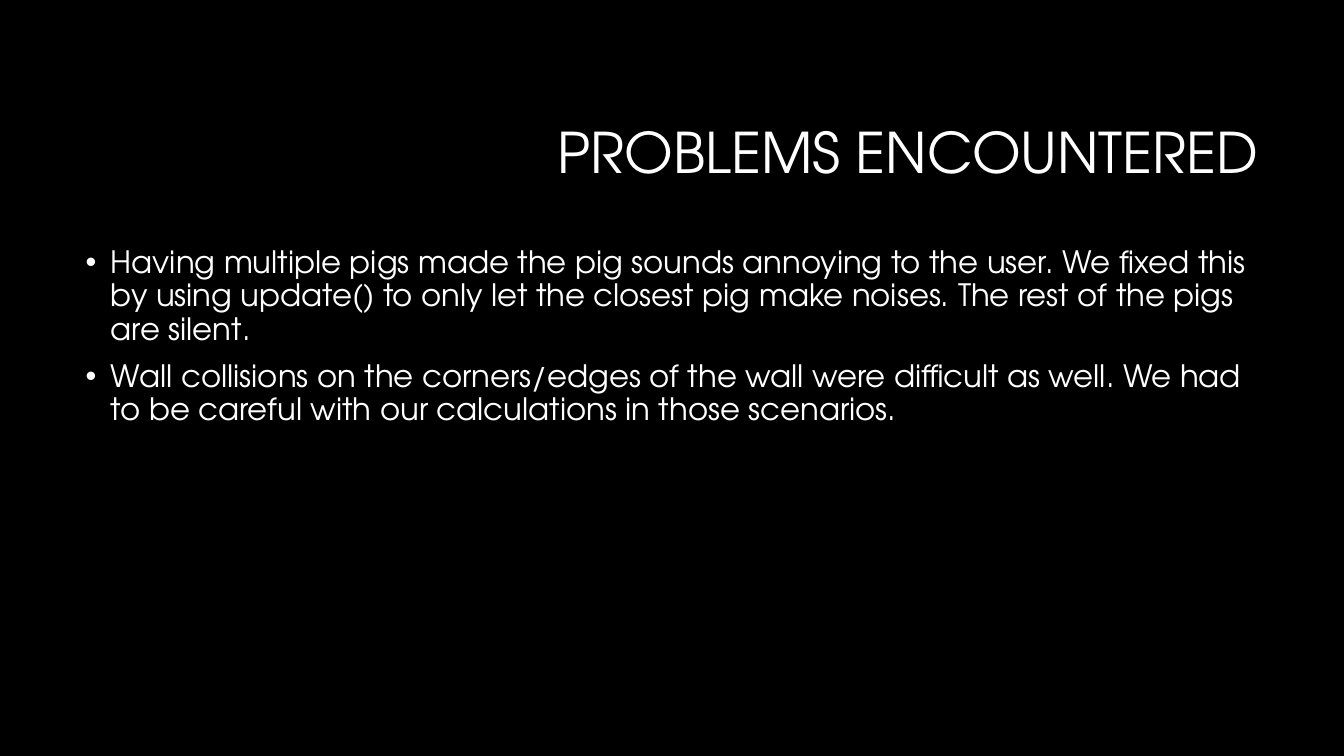
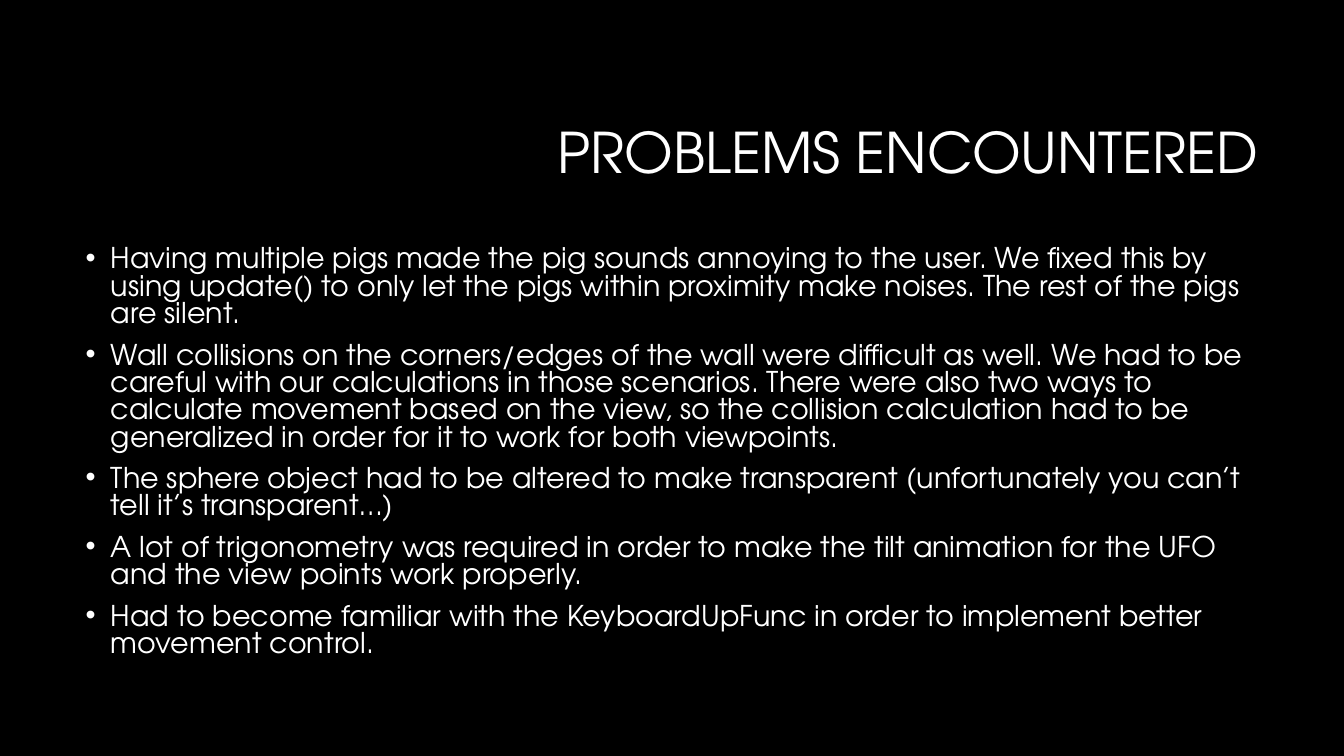
Before and after one commit to continnd/CSE386FinalProject, a slide deck: slide 7 of OpenGlCse386/Alien Pig invaders.pptx. Drawn at 1344x756 pixels with LibreOffice and Linux fonts; fonts in the diff are those of the drawing; background and template pictures are left out. Boxes give left, top, right and bottom in pixels: in the first picture for what was removed or moved away, otherwise in the second. Text is boxed around its words. In the diff, an @@ line names an element or a change of style, - is before the commit and + after.

Commit message:
added to Problems Encountered

```diff
--- a/OpenGlCse386/Alien Pig invaders.pptx
+++ b/OpenGlCse386/Alien Pig invaders.pptx
@@ text at [111, 247, 1243, 654]: text changed; size 22 to 20.4 pt @@
-• Having multiple pigs made the pig sounds annoying to the user. We fixed this by using update() to only let the closest pig make noises. The rest of the pigs are silent.
-• Wall collisions on the corners/edges of the wall were difficult as well. We had to be careful with our calculations in those scenarios.
+• Having multiple pigs made the pig sounds annoying to the user. We fixed this by using update() to only let the pigs within proximity make noises. The rest of the pigs are silent.
+• Wall collisions on the corners/edges of the wall were difficult as well. We had to be careful with our calculations in those scenarios. There were also two ways to calculate movement based on the view, so the collision calculation had to be generalized in order for it to work for both viewpoints.
+• The sphere object had to be altered to make transparent (unfortunately you can’t tell it’s transparent…)
+• A lot of trigonometry was required in order to make the tilt animation for the UFO and the view points work properly.
+• Had to become familiar with the KeyboardUpFunc in order to implement better movement control.
```
Also in this commit, not shown: 1 other slide changed, 1 other file.
